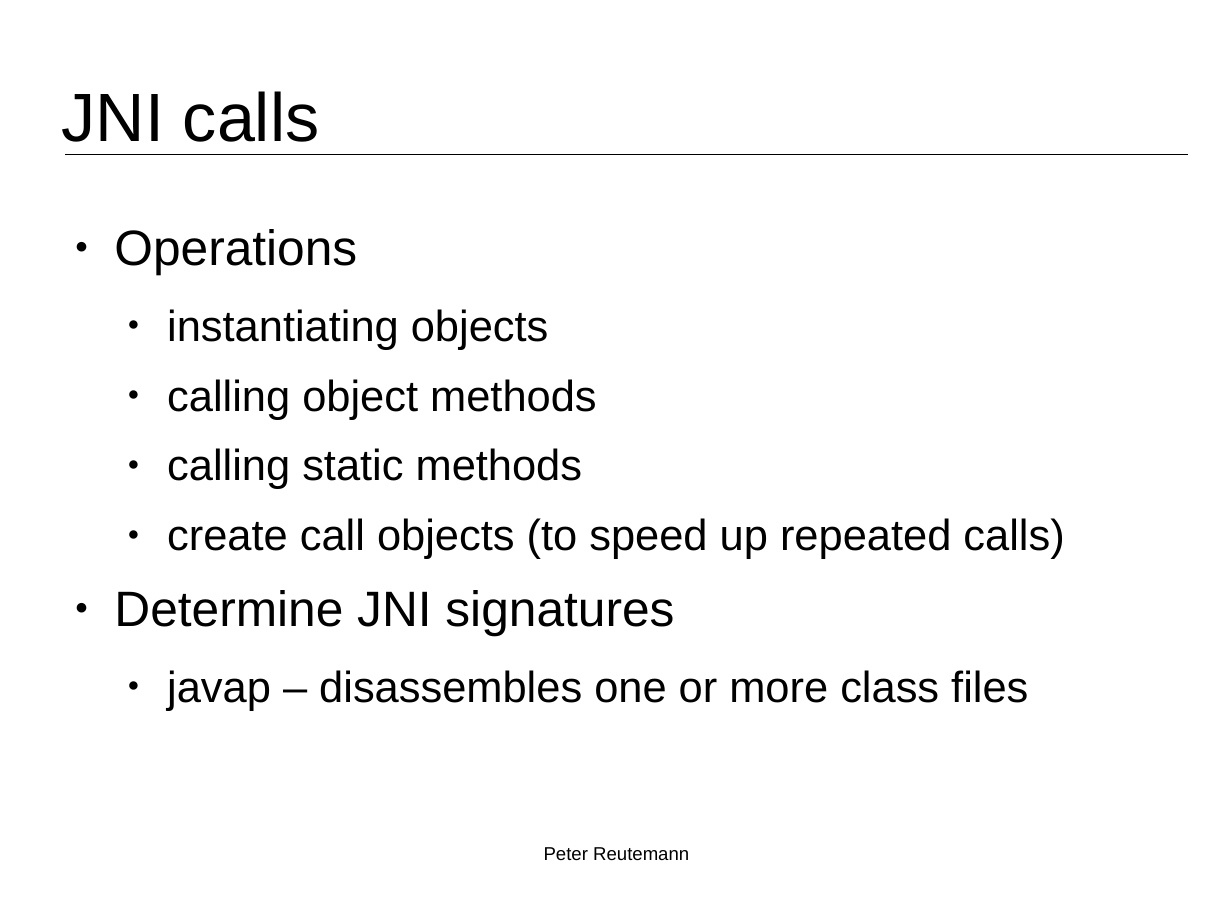
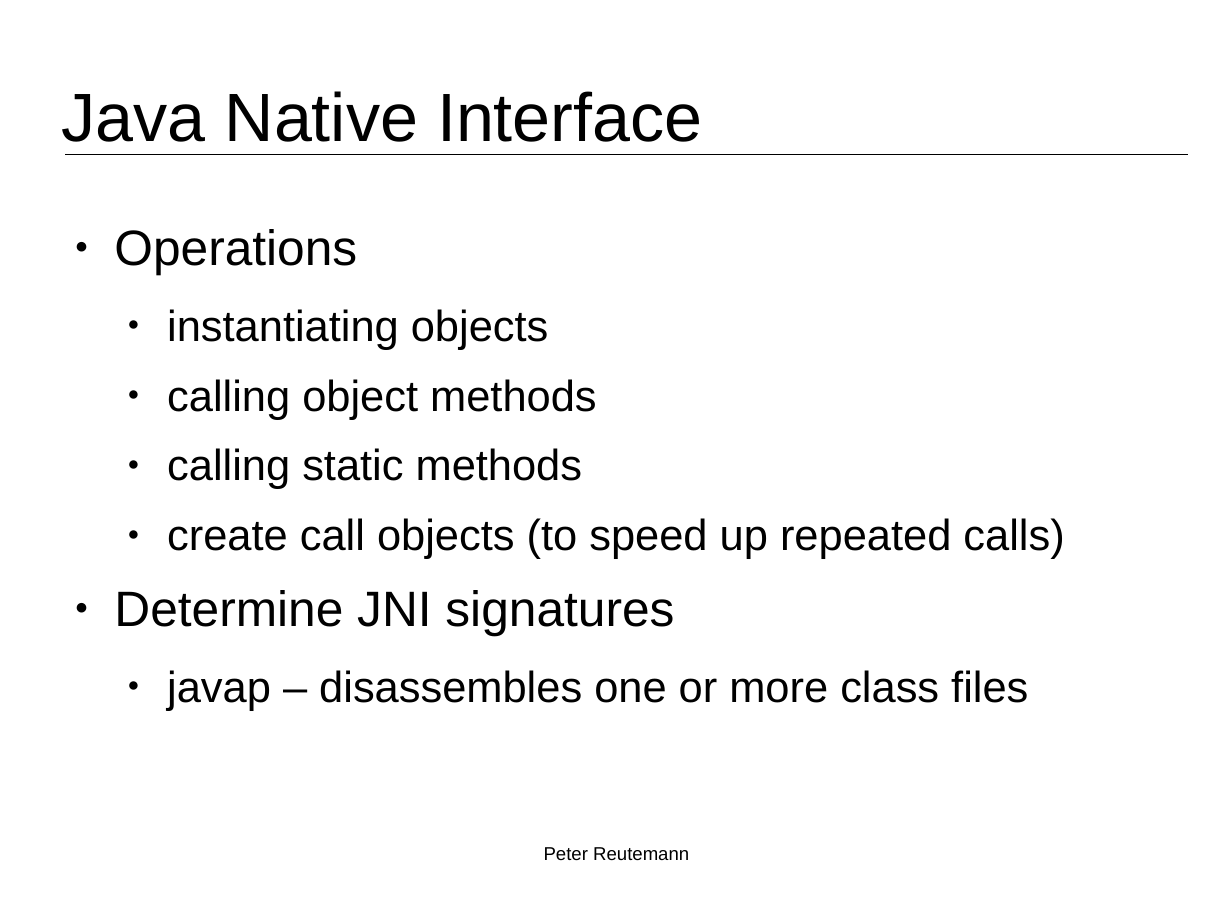
Before and after one commit to fracpete/weka-user-conference-2021, a slide deck: slide 5 of scripting/scripting.odp. Drawn at 1232x924 pixels with LibreOffice and Linux fonts; fonts in the diff are those of the drawing; background and template pictures are left out. Boxes give left, top, right and bottom in pixels: in the first picture for what was removed or moved away, otherwise in the second. Text is boxed around its words. In the diff, an @@ line names an element or a change of style, - is before the commit and + after.

```diff
--- a/scripting/scripting.odp
+++ b/scripting/scripting.odp
@@ title at box(62, 91, 702, 142): text changed @@
-JNI calls
+Java Native Interface
```
Also in this commit, not shown: 2 other slides changed, 1 other file.
